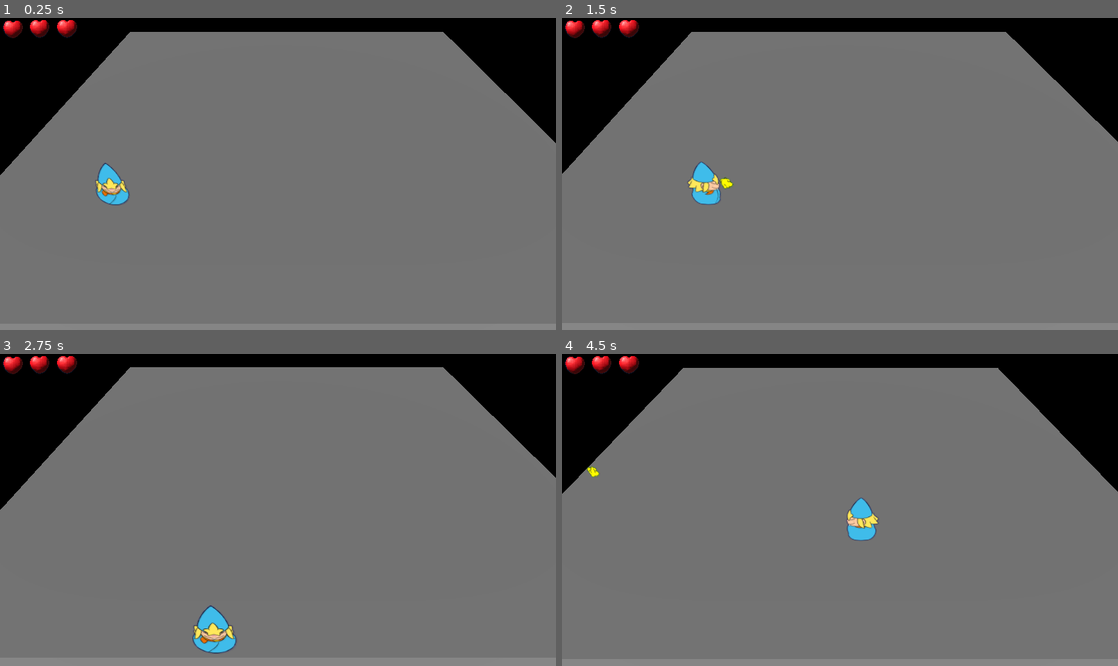
Above: before the commit, frames 1-4 (two rows, left to right).
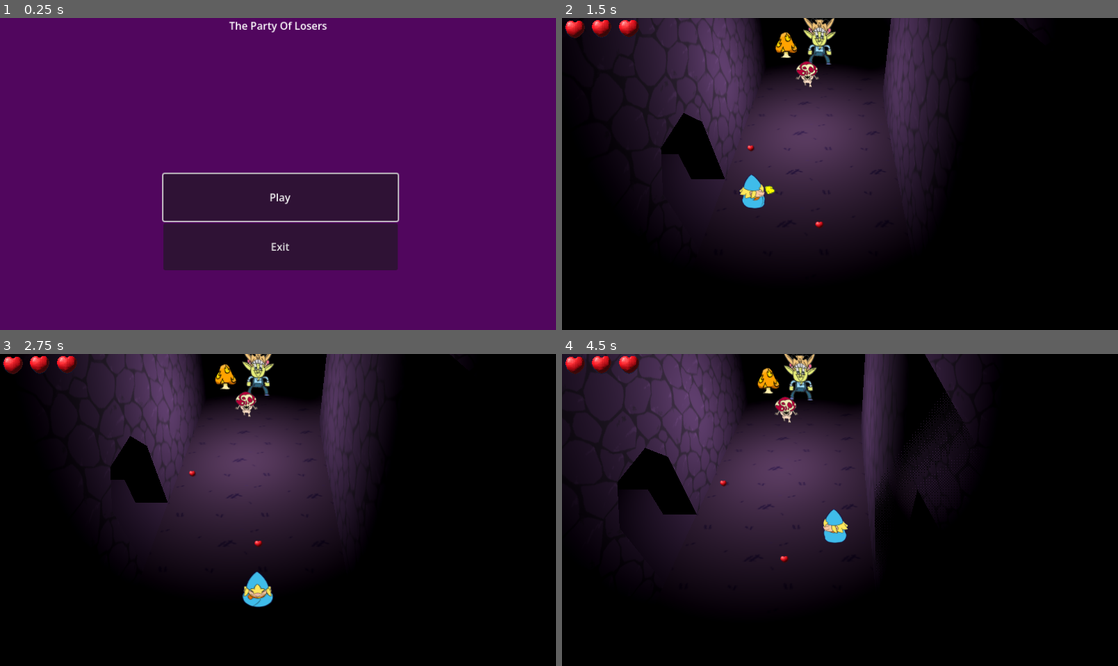
Above: after the commit, the same moments.

Repository: gusrezende/ThePartyOfLosersGodotVer
Game: Godot game, scene res://UI/MainMenu/main_menu.tscn
Same seed, same stepped clock (60 frames per second), same inputs: the game is played once before the commit and once after it. Before the commit the project starts from res://Cenários/BossMissEile/bossMissEile.tscn. Video files are missing from this copy of the repository; at most half a second of black plays in their place.
Inputs (mouse positions are in pixels of both pictures, inside the frame that each line leads up to):
- Up to frame 1 (0.25 s): no input
- Up to frame 2 (1.5 s): click (840, 195) at 0.5 s, where only the run after the commit has a clickable "Play"; tap Enter (ui_accept) at 1.25 s; move the mouse to (962, 158) at 1.27 s; hold D (move_right) from 1.28 s (still down); hold E from 1.28 s (still down); click (962, 158) at 1.42 s
- Up to frame 3 (2.75 s): tap Enter (ui_accept) at 1.52, 2.27 s; move the mouse to (166, 525) at 2.02 s; release D (move_right) at 2.03 s; release E at 2.03 s; hold S (move_back) from 2.03 s (still down); tap E at 2.1 s
- Up to frame 4 (4.5 s): move the mouse to (895, 441) at 2.77 s; release S (move_back) at 2.78 s; hold D (move_right) 2.78-3.53 s; hold E 2.78-3.53 s; move the mouse to (812, 572) at 3.52 s; hold W (move_forward) 3.53-4.28 s; tap E at 3.6 s; click (812, 572) at 3.67 s; tap Enter (ui_accept) at 3.77 s; move the mouse to (1006, 556) at 4.27 s; hold A (move_left) from 4.28 s (still down); hold E from 4.28 s (still down)

The runs differ from the first frame. In frame 1, 100% of the frame differs, in the area x 0-100%, y 0-100%; in frame 2, 90%; in frame 3, 90%; in frame 4, 92%.

Commit message:
Update

Diff:
--- a/project.godot
+++ b/project.godot
@@ -11,7 +11,7 @@
 [application]
 
 config/name="The Party Of Losers"
-run/main_scene="uid://c83x7dkm72opm"
+run/main_scene="uid://mie07622rgwq"
 config/features=PackedStringArray("4.7", "Forward Plus")
 config/icon="res://icon.svg"
 
